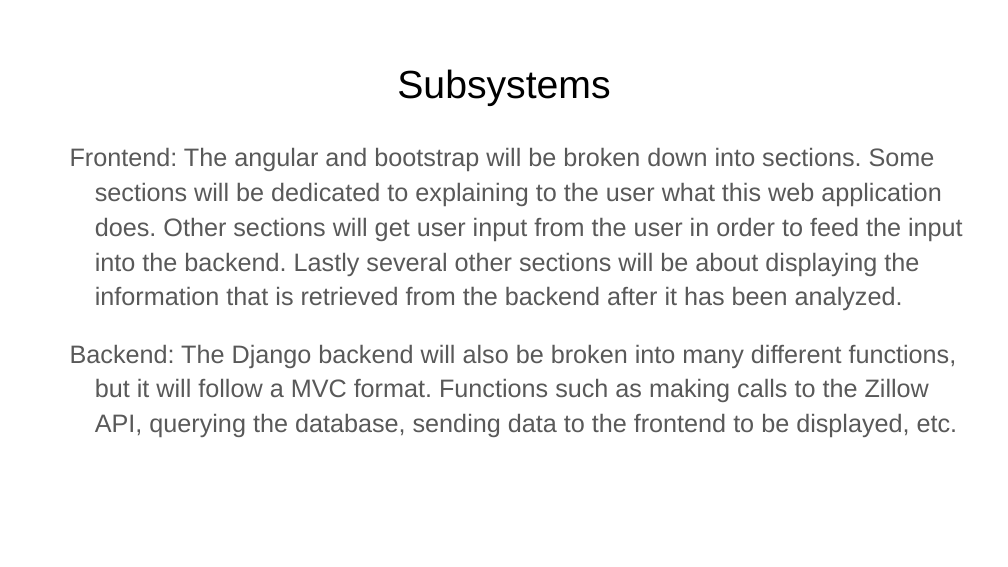
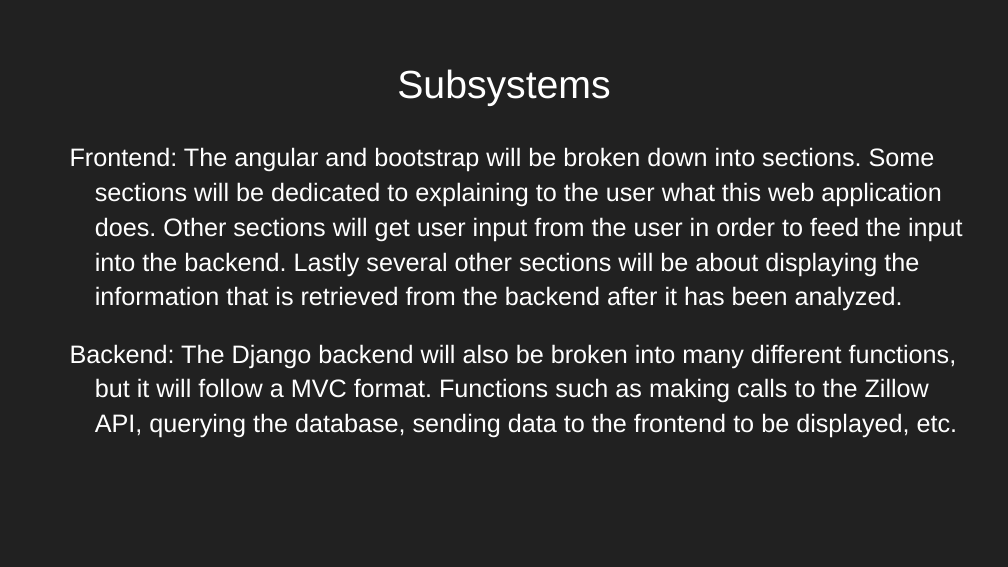
Before and after one commit to nreader72/NostraDomicile, a slide deck: slide 14 of docs/NostraDomicile.pptx (slide 7 before the commit). Drawn at 1008x567 pixels with LibreOffice and Linux fonts; fonts in the diff are those of the drawing; background and template pictures are left out. Boxes give left, top, right and bottom in pixels: in the first picture for what was removed or moved away, otherwise in the second. Text is boxed around its words. In the diff, an @@ line names an element or a change of style, - is before the commit and + after.

```diff
--- a/docs/NostraDomicile.pptx
+++ b/docs/NostraDomicile.pptx
@@ background #FFFFFF to picture (left out) @@
@@ title "Subsystems" at (397, 69, 610, 106): text colour #000000 to #FFFFFF @@
@@ text "Frontend: The angular and bootstrap ..." at (70, 147, 963, 438): text colour #595959 to #FFFFFF @@
```
Also in this commit, not shown: 7 other slides changed, 18 slides added, 9 slides removed.
